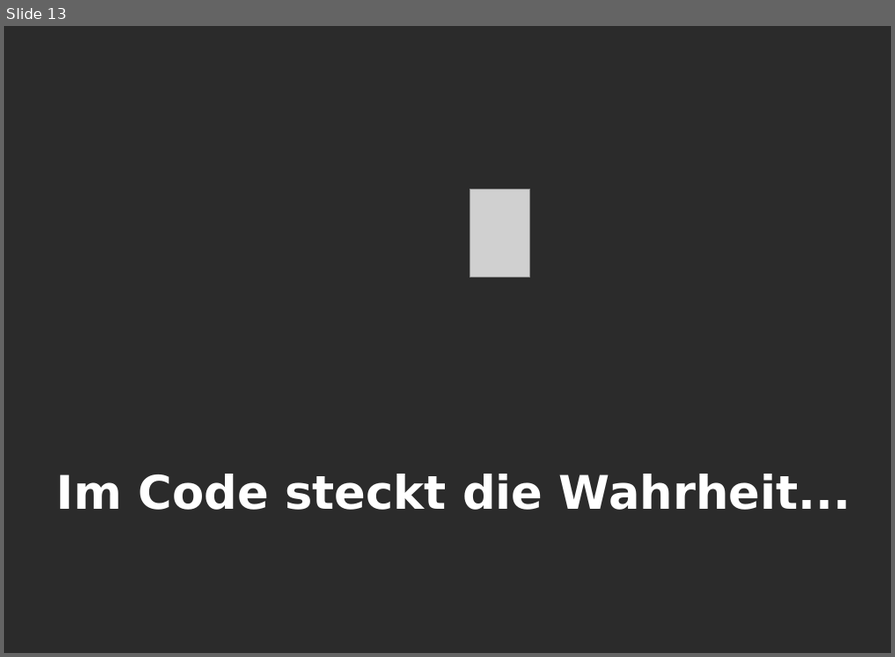
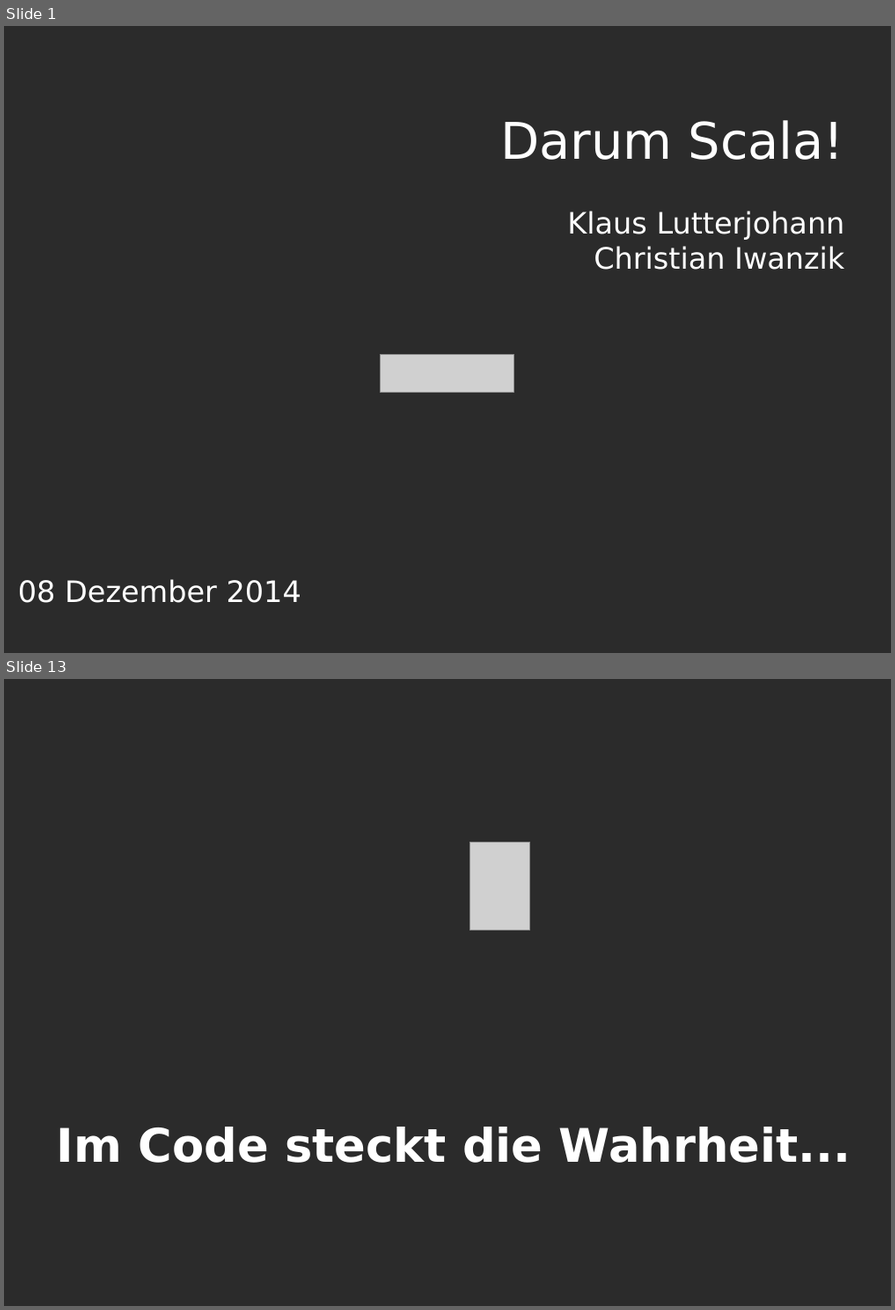
Before and after one commit to DarkToast/scala-techtalk, a slide deck: Scala.odp. Shown one above the other, each under a label of ours: slide 13 before the commit, slides 1 and 13 after it; the slides between them are not shown. The pictures are 895x657 and 895x1310 pixels, drawn with LibreOffice and Linux fonts; fonts in the diff are those of the drawing; grey boxes stand for pictures; background and template pictures are left out; a plain dark background stands for a picture behind light text. Boxes give left, top, right and bottom in pixels: in the first picture for what was removed or moved away, otherwise in the second. Text is boxed around its words. In the diff, an @@ line names an element or a change of style, - is before the commit and + after.

```diff
--- a/Scala.odp
+++ b/Scala.odp
@@ slide 1 added at <box>4,26,891,653</box>, background picture (left out) @@
@@ text added at <box>500,120,845,270</box>, 28 pt, text #FFFFFF @@
+Darum Scala!
+Klaus Lutterjohann
+Christian Iwanzik
@@ picture added at <box>381,354,514,392</box> @@
@@ text added at <box>18,580,301,603</box>, 28 pt, text #FFFFFF @@
+08 Dezember 2014
```
Also in this commit, not shown: 11 slides changed, 1 slide removed.
